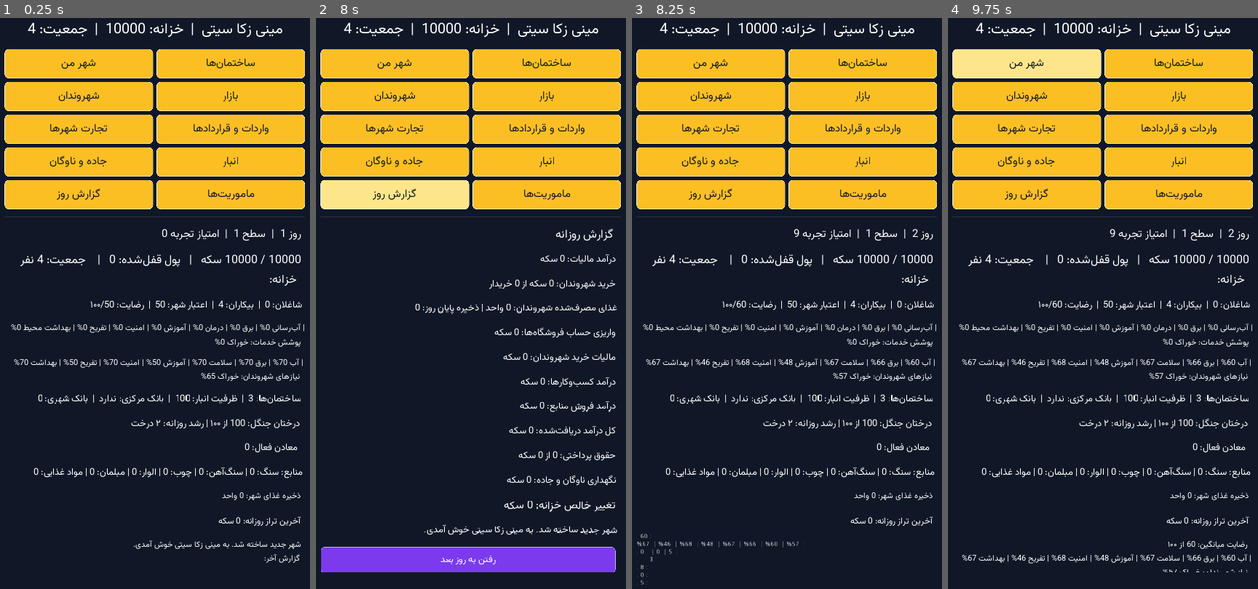
Above: before the commit, frames 1-4 (left to right).
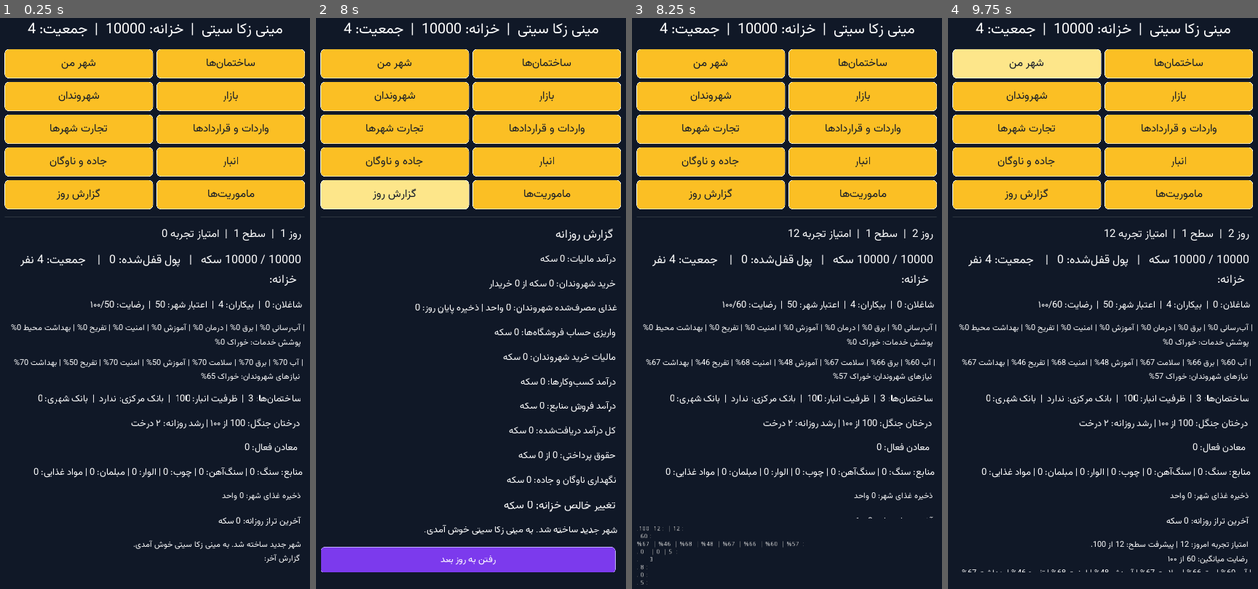
Above: after the commit, the same moments.

Repository: zekainstabot/mini-zeka-city
Game: Godot game, scene res://Main.tscn
Same seed, same stepped clock (60 frames per second), same inputs: the game is played once before the commit and once after it.
Inputs:
- Up to frame 1 (0.25 s): no input
- Up to frame 2 (8 s): click "ﺩﺎﺼﺘﻗﺍ ﯼﺍﺮﺟﺍ ﻭ ﺯﻭﺭ ﻥﺎﯾﺎﭘ" at 0.5 s; click "ﻦﻣ ﺮﻬﺷ" at 1.25 s; click "ﺎﻫ‌ﻥﺎﻤﺘﺧﺎﺳ" at 2 s; click "ﻥﺍﺪﻧﻭﺮﻬﺷ" at 2.75 s; click "ﺭﺍﺯﺎﺑ" at 3.5 s; click "ﺎﻫﺮﻬﺷ ﺕﺭﺎﺠﺗ" at 4.25 s; click "ﺎﻫﺩﺍﺩﺭﺍﺮﻗ ﻭ ﺕﺍﺩﺭﺍﻭ" at 5 s; click "ﻥﺎﮔﻭﺎﻧ ﻭ ﻩﺩﺎﺟ" at 5.75 s; click "ﺭﺎﺒﻧﺍ" at 6.5 s; click "ﺯﻭﺭ ﺵﺭﺍﺰﮔ" at 7.25 s
- Up to frame 3 (8.25 s): click "ﺪﻌﺑ ﺯﻭﺭ ﻪﺑ ﻦﺘﻓﺭ" at 8 s
- Up to frame 4 (9.75 s): click "ﺎﻫ‌ﺖﯾﺭﻮﻣﺎﻣ" at 8.75 s; click "ﻦﻣ ﺮﻬﺷ" at 9.5 s

Frames 1-2 are identical in both runs. In frame 3, 0.2% of the frame differs, in the area x 1-97%, y 36-90%; in frame 4, 0.9%, in the area x 4-98%, y 36-98%.

Commit message:
Balance city leveling and XP progression

Diff:
--- a/scripts/GameEngine.gd
+++ b/scripts/GameEngine.gd
@@ -83,7 +83,7 @@
 
 func new_game():
 	state = {
-		"version": 8,
+		"version": 9,
 		"day": 1,
 		"money": 10000,
 		"population": 4,
@@ -129,7 +129,7 @@
 		return false
 	var parsed = parse_json(file.get_as_text())
 	file.close()
-	if typeof(parsed) != TYPE_DICTIONARY or int(parsed.get("version", 0)) < 1 or int(parsed.get("version", 0)) > 8:
+	if typeof(parsed) != TYPE_DICTIONARY or int(parsed.get("version", 0)) < 1 or int(parsed.get("version", 0)) > 9:
 		return false
 	state = parsed
 	_normalize_state()
@@ -195,7 +195,7 @@
 	if typeof(state.get("mines", null)) != TYPE_ARRAY:
 		state["mines"] = []
 	# Save schema migration: add dynamic market, trade and shipping state.
-	state["version"] = 8
+	state["version"] = 9
 	for id in RESOURCES.keys():
 		state.market_stock[id] = int(clamp(int(state.market_stock.get(id, 60)), 0, 100))
 	for city_id in TRADE_CITIES.keys():
@@ -618,6 +618,16 @@
 	state.missions[mission_index] = mission
 	save_game()
 	return {"ok":true,"message":"پاداش ماموریت دریافت شد: %d سکه." % reward}
+
+func get_xp_required_for_next_level():
+	return max(100, int(state.get("level", 1)) * 100)
+
+func get_daily_xp_gain():
+	# XP grows with city size, but is deliberately capped so a large city
+	# cannot skip many levels in a single day.
+	var population_bonus = int(sqrt(float(max(0, int(state.get("population", 0))))) * 2.0)
+	var building_bonus = min(10, state.get("buildings", []).size())
+	return int(clamp(5 + population_bonus + building_bonus, 5, 60))
 
 func end_day():
 	var report = []
@@ -781,14 +791,26 @@
 			var city_stock = state.city_export_stock.get(city_id, TRADE_CITIES[city_id].supply)
 			city_stock[resource_id] = min(int(TRADE_CITIES[city_id].supply.get(resource_id,0)), int(city_stock.get(resource_id,0)) + max(1,int(TRADE_CITIES[city_id].supply.get(resource_id,0) / 5)))
 			state.city_export_stock[city_id] = city_stock
-	state.xp += 5 + state.population
+	var xp_earned = get_daily_xp_gain()
+	var previous_level = int(state.level)
+	state.xp += xp_earned
 	var levels_gained = 0
-	while state.xp >= state.level * 100:
-		state.xp -= state.level * 100
+	while state.xp >= get_xp_required_for_next_level():
+		state.xp -= get_xp_required_for_next_level()
 		state.level += 1
 		levels_gained += 1
+	report.append("امتیاز تجربه امروز: %d | پیشرفت سطح: %d از %d." % [xp_earned, int(state.xp), get_xp_required_for_next_level()])
 	if levels_gained > 0:
-		report.append("سطح شهر %d مرحله ارتقا یافت؛ سطح فعلی: %d." % [levels_gained, state.level])
+		report.append("تبریک! شهر %d سطح ارتقا یافت؛ سطح فعلی: %d." % [levels_gained, state.level])
+		var newly_unlocked = []
+		for building_id in BUILDINGS.keys():
+			var definition = BUILDINGS[building_id]
+			var required_level = int(definition.get("level_unlock", 1))
+			if required_level > previous_level and required_level <= int(state.level) and int(state.population) >= int(definition.get("unlock", 0)):
+				newly_unlocked.append(str(definition.name))
+		if newly_unlocked.size() > 0:
+			report.append("ساختمان‌های تازه در دسترس: " + "، ".join(newly_unlocked))
+	_update_missions()
 	state.last_report = "\n".join(report)
 	save_game()
 	return state.last_report
